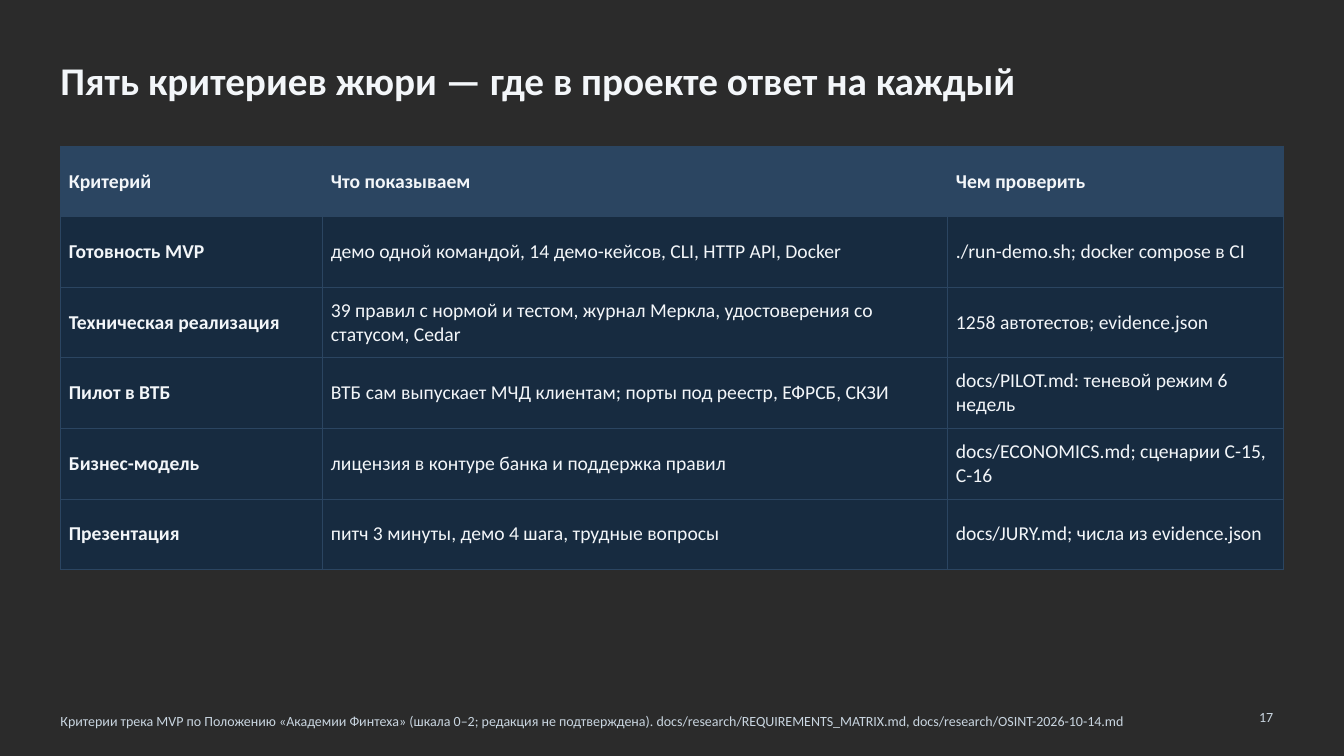
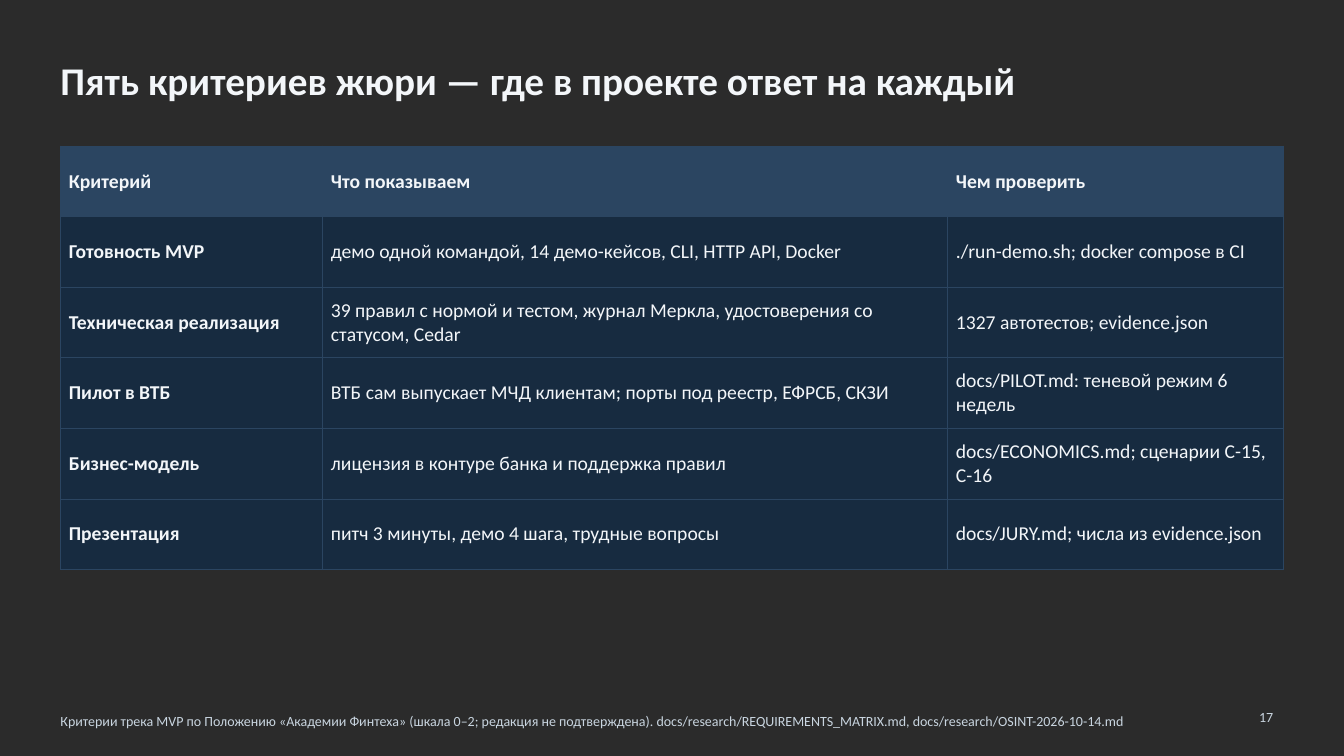
Before and after one commit to KonkovDV/Mandat, a slide deck: slide 17 of submission/slides/Mandat_VTB.pptx. Drawn at 1344x756 pixels with LibreOffice and Linux fonts; fonts in the diff are those of the drawing; background and template pictures are left out; a plain dark background stands for a picture behind light text. Boxes give left, top, right and bottom in pixels: in the first picture for what was removed or moved away, otherwise in the second. Text is boxed around its words. In the diff, an @@ line names an element or a change of style, - is before the commit and + after.

```diff
--- a/submission/slides/Mandat_VTB.pptx
+++ b/submission/slides/Mandat_VTB.pptx
@@ table at (60,146,1284,548) @@
-row 3, column 3: 1258 автотестов; evidence.json
+row 3, column 3: 1327 автотестов; evidence.json
```
Also in this commit, not shown: 2 other slides changed, 13 other files.
